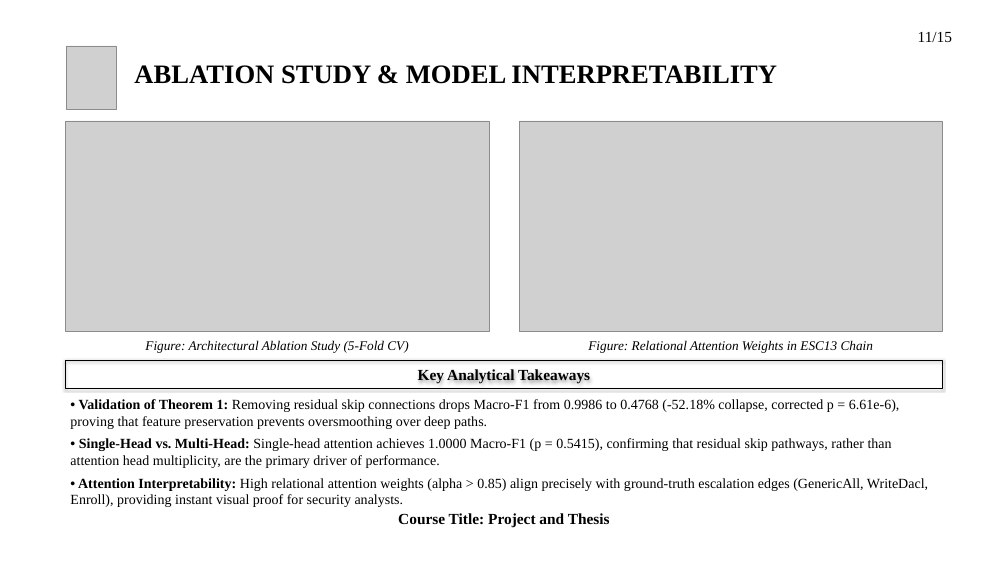
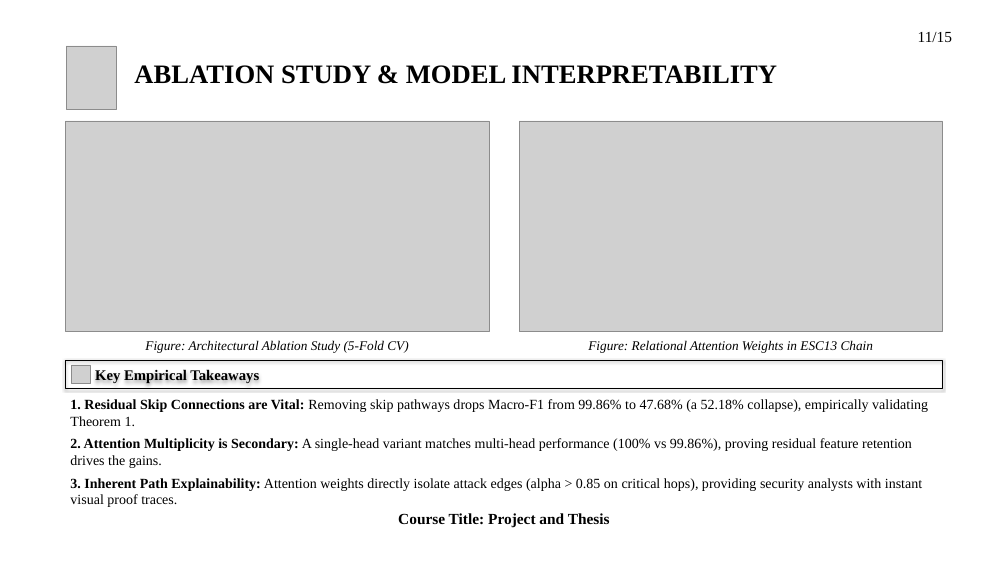
Before and after one commit to hasanshahriar32/GOAD, a slide deck: slide 11 of thesis_paper/certgraph_thesis_defense.pptx. Drawn at 1008x567 pixels with LibreOffice and Linux fonts; fonts in the diff are those of the drawing; grey boxes stand for pictures; background and template pictures are left out. Boxes give left, top, right and bottom in pixels: in the first picture for what was removed or moved away, otherwise in the second. Text is boxed around its words. In the diff, an @@ line names an element or a change of style, - is before the commit and + after.

Commit message:
refactor: update visualization scripts and enhance high-contrast text badges for thesis figures

```diff
--- a/thesis_paper/certgraph_thesis_defense.pptx
+++ b/thesis_paper/certgraph_thesis_defense.pptx
@@ picture added at <box>72,365,90,384</box> @@
@@ text in rectangle at <box>95,368,259,383</box>: text changed; size 22 to 21 pt @@
-Key Analytical Takeaways
+Key Empirical Takeaways
@@ text at <box>70,399,928,504</box>: text changed @@
-• Validation of Theorem 1: Removing residual skip connections drops Macro-F1 from 0.9986 to 0.4768 (-52.18% collapse, corrected p = 6.61e-6), proving that feature preservation prevents oversmoothing over deep paths.
-• Single-Head vs. Multi-Head: Single-head attention achieves 1.0000 Macro-F1 (p = 0.5415), confirming that residual skip pathways, rather than attention head multiplicity, are the primary driver of performance.
-• Attention Interpretability: High relational attention weights (alpha > 0.85) align precisely with ground-truth escalation edges (GenericAll, WriteDacl, Enroll), providing instant visual proof for security analysts.
+1. Residual Skip Connections are Vital: Removing skip pathways drops Macro-F1 from 99.86% to 47.68% (a 52.18% collapse), empirically validating Theorem 1.
+2. Attention Multiplicity is Secondary: A single-head variant matches multi-head performance (100% vs 99.86%), proving residual feature retention drives the gains.
+3. Inherent Path Explainability: Attention weights directly isolate attack edges (alpha > 0.85 on critical hops), providing security analysts with instant visual proof traces.
```
Also in this commit, not shown: 12 other slides changed, 39 other files.
